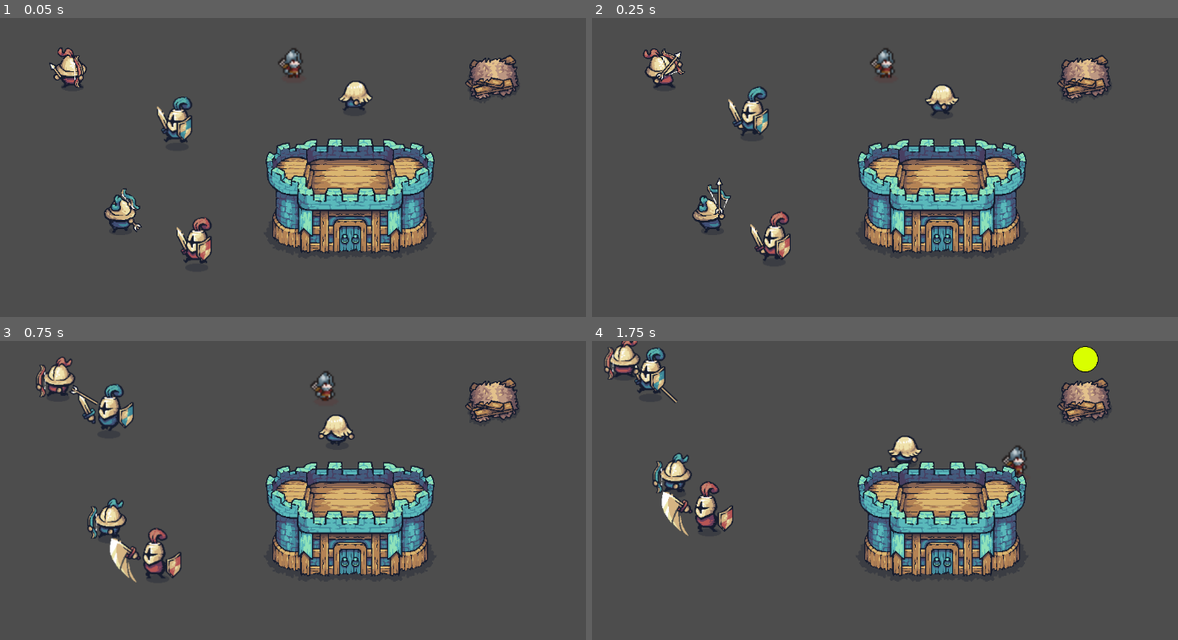
Above: before the commit, frames 1-4 (two rows, left to right).
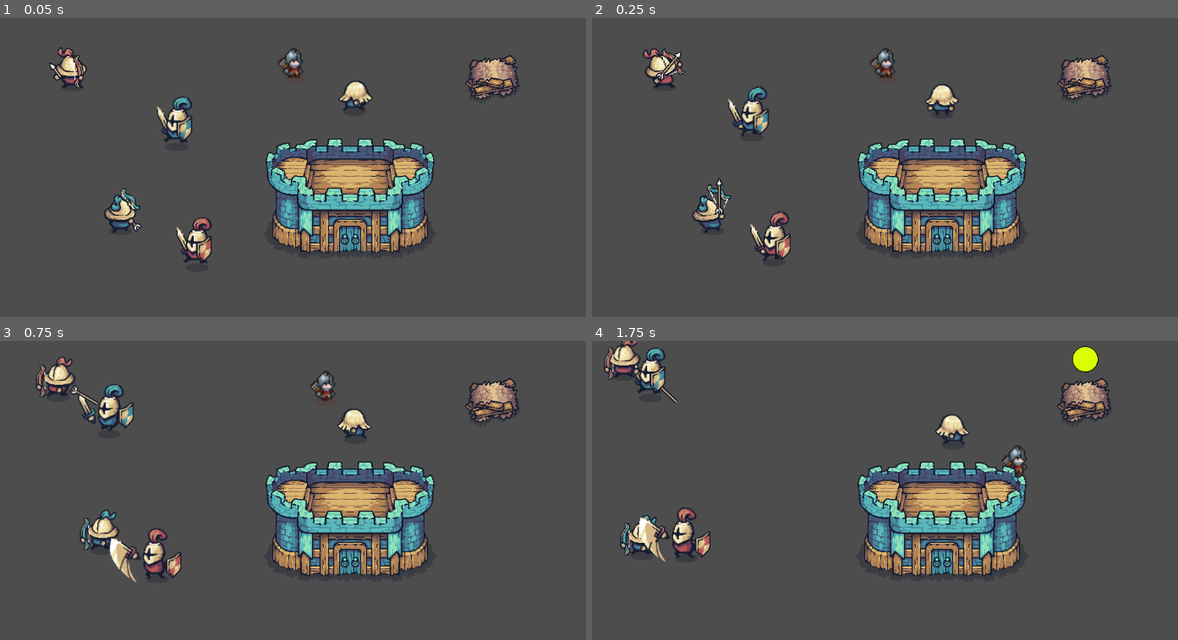
Above: after the commit, the same moments.

Repository: achotai2/battle-game-2D-proto
Game: Godot game, scene res://Scenes/main.tscn
Same seed, same stepped clock (60 frames per second), same inputs: the game is played once before the commit and once after it.
Inputs (mouse positions are in pixels of both pictures, inside the frame that each line leads up to):
- Up to frame 1 (0.05 s): no input
- Up to frame 2 (0.25 s): no input
- Up to frame 3 (0.75 s): move the mouse to (486, 511) at 0.52 s; hold Right (move_right) from 0.53 s (still down); tap Ctrl (attack) at 0.6 s
- Up to frame 4 (1.75 s): move the mouse to (797, 550) at 1.27 s; release Right (move_right) at 1.28 s; hold S (move_down) from 1.28 s (still down); click (797, 550) at 1.35 s

Frame 1 is identical in both runs. In frame 2, 0.1% of the frame differs, in the area x 56-63%, y 22-33%; in frame 3, 1.4%; in frame 4, 3.5%, in the area x 4-65%, y 24-75%.
Error before the commit: Parse Error: Cannot return value of type "Node2D" because the function return type is "CastleJobBoard". (res://Scripts/minion_tasker.gd:238)

Commit message:
Worker system working.

Diff:
--- a/Scenes/barracks.tscn
+++ b/Scenes/barracks.tscn
@@ -25,10 +25,14 @@
 position = Vector2(0, -36)
 texture = ExtResource("1_7aoon")
 
-[node name="WorkSite" type="Node2D" parent="." node_paths=PackedStringArray("my_boss")]
+[node name="WorkSite" type="Node2D" parent="." node_paths=PackedStringArray("my_boss", "work_offset")]
 script = ExtResource("2_coeoc")
 my_boss = NodePath("..")
 auto_register = false
+work_offset = NodePath("../Marker2D")
 metadata/_custom_type_script = "uid://qumqy1omy72i"
 
 [node name="Interactable" parent="." instance=ExtResource("4_87o8n")]
+
+[node name="Marker2D" type="Marker2D" parent="."]
+position = Vector2(0, 64)
--- a/Scripts/minion_tasker.gd
+++ b/Scripts/minion_tasker.gd
@@ -234,8 +234,6 @@
 
 	if new_castle.has_method("return_job_board"):
 		return new_castle.call("return_job_board")
-	if new_castle.has_method("request_job"):
-		return new_castle
 	return null
 
 
--- a/Scripts/worksite.gd
+++ b/Scripts/worksite.gd
@@ -35,7 +35,7 @@
 ## If true, the WorkSite automatically resolves its castle and registers with the job board in _ready().
 ## If false, you can call refresh_registration() manually after setting up parent/castle references.
 
-@export var work_offset: Vector2 = Vector2.ZERO
+@export var work_offset: Marker2D = null
 ## Optional offset (in global space) where workers should stand to work.
 ## Useful if the building's sprite origin isn't where you want workers to path to.
 
@@ -95,7 +95,7 @@
 	## Returns the world position a worker should move to in order to work on this site.
 	## Workers will typically stand near this position and repeatedly call apply_work().
 	if my_boss.has_method("return_position"):
-		return my_boss.return_position() + work_offset
+		return my_boss.return_position() + work_offset.position
 	else:
 		return Vector2.ZERO
 
Not shown, added: Scripts/work_site_worker.gd.uid
